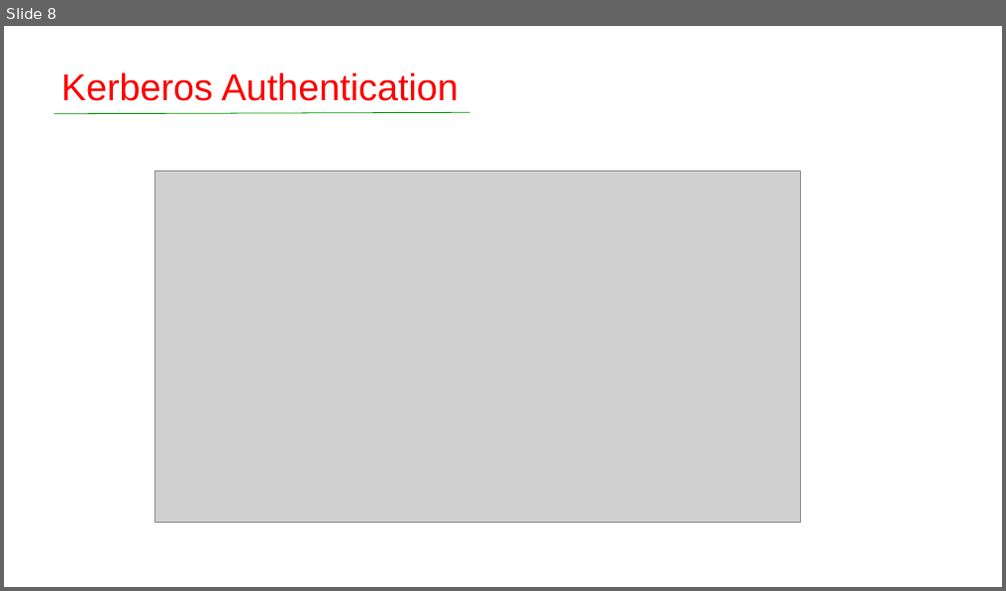
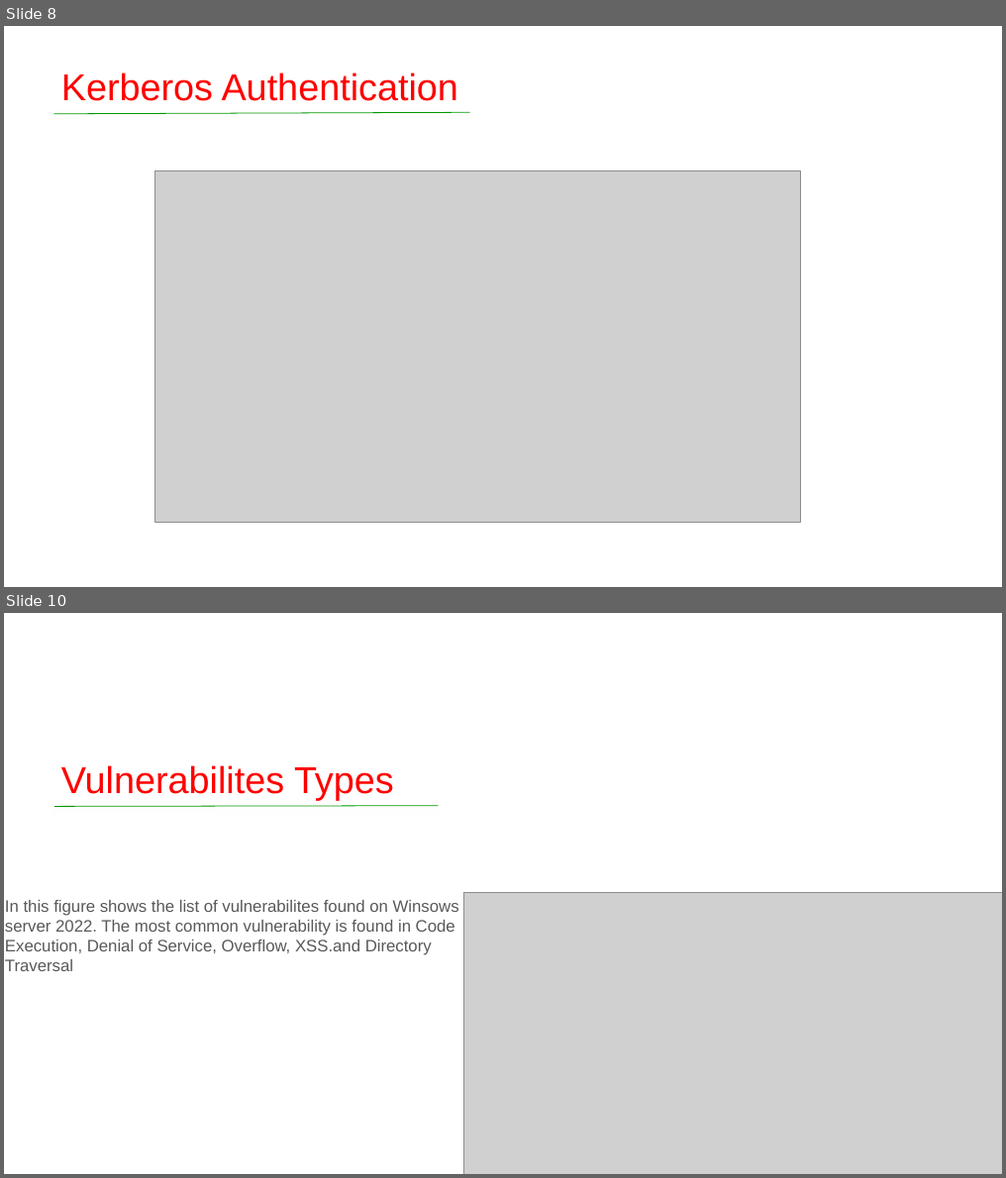
Before and after one commit to theUnixe/Active-Directory, a slide deck: Active Directory And Its Security Testing.pptx. Shown one above the other, each under a label of ours: slide 8 before the commit, slides 8 and 10 after it; the slides between them are not shown. The pictures are 1006x591 and 1006x1178 pixels, drawn with LibreOffice and Linux fonts; fonts in the diff are those of the drawing; grey boxes stand for pictures; background and template pictures are left out. Boxes give left, top, right and bottom in pixels: in the first picture for what was removed or moved away, otherwise in the second. Text is boxed around its words. In the diff, an @@ line names an element or a change of style, - is before the commit and + after.

```diff
--- a/Active Directory And Its Security Testing.pptx
+++ b/Active Directory And Its Security Testing.pptx
@@ slide 10 added at (4,613,1002,1174), background picture (left out) @@
@@ title added at (61,765,394,800), 36 pt, text #FF0000 @@
+Vulnerabilites Types
@@ line added from (54, 806) to (439, 806), #009900 0.75 pt @@
@@ text added at (5,900,459,971), 16 pt, text #595959 @@
+In this figure shows the list of vulnerabilites found on Winsows server 2022. The most common vulnerability is found in Code Execution, Denial of Service, Overflow, XSS.and Directory Traversal
@@ picture added at (463,892,1002,1174) @@
```
Also in this commit, not shown: 6 other slides added, 1 slide removed.
